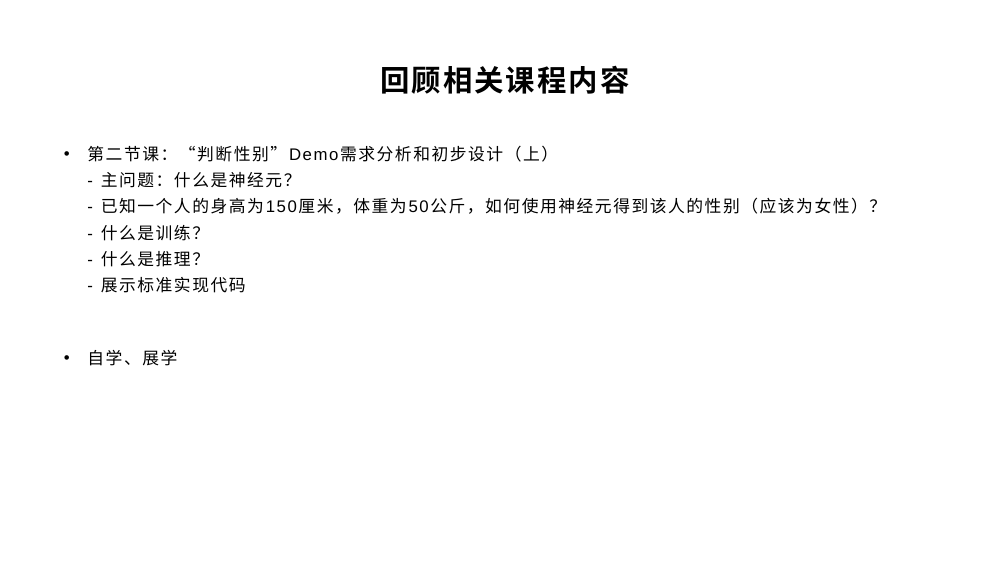
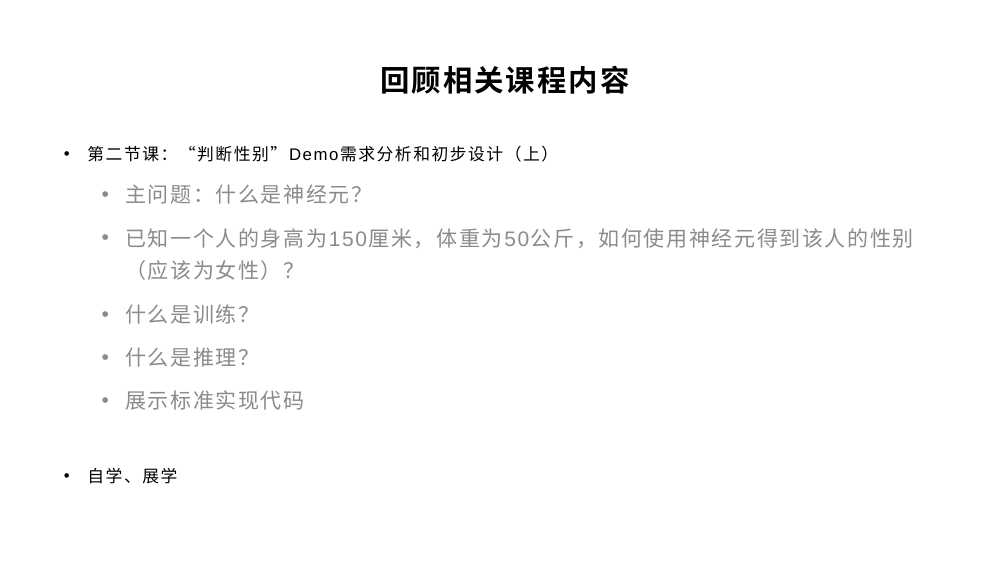
Before and after one commit to yyc-git/DeepLearningEdu, a slide deck: slide 4 of lessons/2_gender_analyze/ppt/“判断性别”Demo需求分析和初步设计（中）.pptx. Drawn at 1008x567 pixels with LibreOffice and Linux fonts; fonts in the diff are those of the drawing; background and template pictures are left out. Boxes give left, top, right and bottom in pixels: in the first picture for what was removed or moved away, otherwise in the second. Text is boxed around its words. In the diff, an @@ line names an element or a change of style, - is before the commit and + after.

```diff
--- a/lessons/2_gender_analyze/ppt/“判断性别”Demo需求分析和初步设计（中）.pptx
+++ b/lessons/2_gender_analyze/ppt/“判断性别”Demo需求分析和初步设计（中）.pptx
@@ text at bbox=[87, 146, 913, 410]: text changed; size 16 to 20 pt; text colour #000000 to #8C8C8C @@
-• 第二节课：“判断性别”Demo需求分析和初步设计（上）
-  - 主问题：什么是神经元？
-  - 已知一个人的身高为150厘米，体重为50公斤，如何使用神经元得到该人的性别（应该为女性）？
-  - 什么是训练？
-  - 什么是推理？
-  - 展示标准实现代码
+• 第二节课：“判断性别”Demo需求分析和初步设计（上）
+  • 主问题：什么是神经元？
+  • 已知一个人的身高为150厘米，体重为50公斤，如何使用神经元得到该人的性别（应该为女性）？
+  • 什么是训练？
+  • 什么是推理？
+  • 展示标准实现代码
```
Also in this commit, not shown: 6 other slides changed, 1 slide removed, 4 other files.
